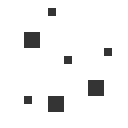
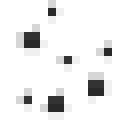
Comparing the layer stacks of the two (128, 128) images. Changes:
added layer "shadow" (20%) above "shading" over [16, 0, 112, 120]
added layer "shading" (multiply) above "Background" over [24, 8, 112, 112]
